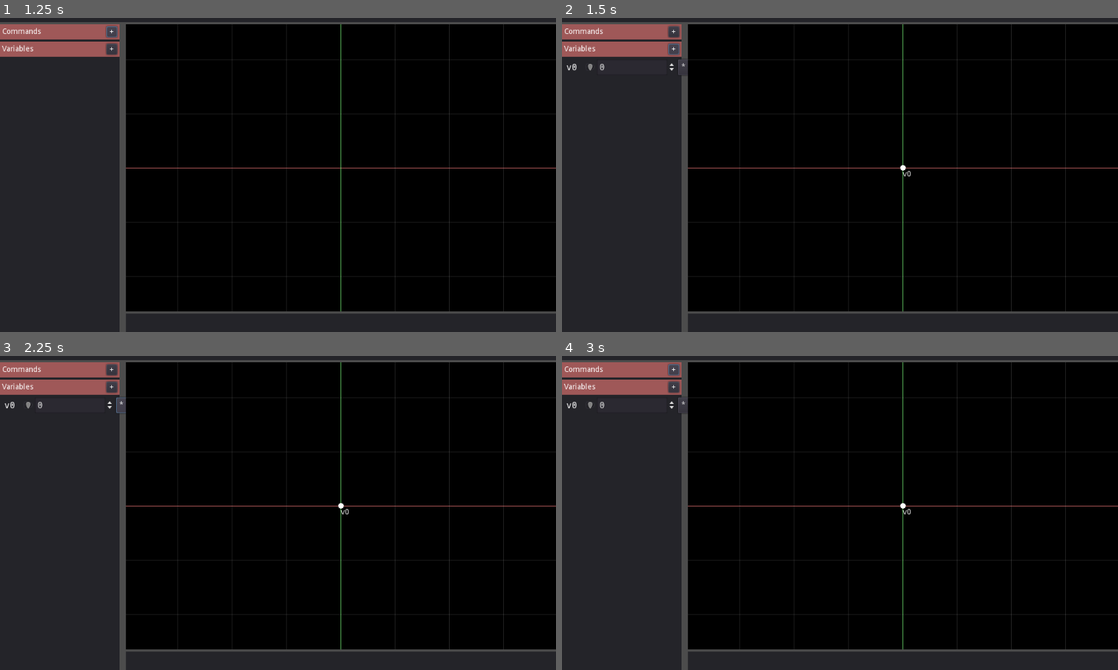
Above: before the commit, frames 1-4 (two rows, left to right).
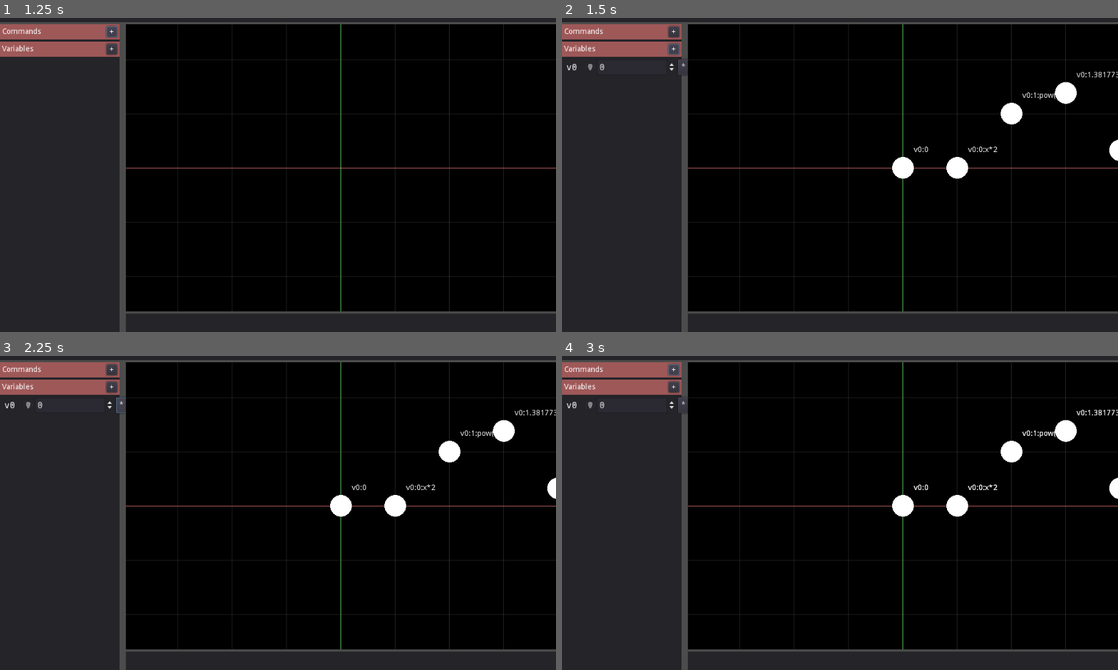
Above: after the commit, the same moments.

Repository: ffdd270/visualizer-calc
Game: Godot game, scene res://scenes/Main.tscn
Same seed, same stepped clock (60 frames per second), same inputs: the game is played once before the commit and once after it.
Inputs:
- Up to frame 1 (1.25 s): click "+" at 0.5 s
- Up to frame 2 (1.5 s): click "+" at 1.25 s
- Up to frame 3 (2.25 s): click "*" at 2 s
- Up to frame 4 (3 s): click "+" at 2.75 s

Frame 1 is identical in both runs. In frame 2, 1.2% of the frame differs, in the area x 59-100%, y 17-52%; in frame 3, 1.2%; in frame 4, 1.2%.
Error after the commit: Invalid call. Nonexistent function 'get_command_list' in base 'Nil'. (res://src/Commands.gd:23)

Commit message:
Command 로직 부분 작성중

Diff:
--- a/scenes/FunctionItem.tscn
+++ b/scenes/FunctionItem.tscn
@@ -17,9 +17,6 @@
 anchor_bottom = 1.0
 mouse_filter = 2
 color = Color( 0.156863, 0.266667, 0.356863, 1 )
-__meta__ = {
-"_edit_use_anchors_": false
-}
 
 [node name="HBoxContainer" type="HBoxContainer" parent="."]
 anchor_right = 1.0
--- a/scenes/Main.tscn
+++ b/scenes/Main.tscn
@@ -112,5 +112,6 @@
 margin_bottom = 574.0
 rect_min_size = Vector2( 0, 40 )
 
+[connection signal="pressed" from="MainView/Spliter/Panel/Left/Commands/HBoxContainer/Button" to="." method="_on_AddCommand_pressed"]
 [connection signal="variable_changed" from="MainView/Spliter/Panel/Left/Variables" to="." method="_on_variable_changed"]
 [connection signal="pressed" from="MainView/Spliter/Panel/Left/Variables/HBoxContainer/AddVariable" to="." method="_on_AddVariable_pressed"]
--- a/src/Commands.gd
+++ b/src/Commands.gd
@@ -16,7 +16,10 @@
 func _ready():
 	pass # Replace with function body.
 
-func _update_function_list():
+func update_commands():
+	_update_command_list()
+
+func _update_command_list():
 	var commands = _project.get_command_list()
 	commands.sort()
 
@@ -28,7 +31,7 @@
 
 		if not fi is FunctionItem:
 			fi = FunctionItemScene.instance()
-			fi.connect("clicked", self, "_on_function_item_clicked", [fi])
+			fi.connect("clicked", self, "_on_command_item_clicked", [fi])
 			_container.add_child(fi)
 			_container.move_child(fi, index)
 
--- a/src/CursorItem.gd
+++ b/src/CursorItem.gd
@@ -3,7 +3,6 @@
 signal clicked
 signal value_changed(new_value)
 signal settings_clicked
-
 
 onready var _label := $HB/Label as Label
 onready var _slider := $HB/HSlider as HSlider
--- a/src/GraphView.gd
+++ b/src/GraphView.gd
@@ -12,12 +12,17 @@
 var _grid_step = Vector2(1, 1)
 var _project = null
 
-var DEFAULT_POINT_SIZE = 0.05
+var DEFAULT_POINT_SIZE = 0.2
 var points = []
+var render_points = []
+var commands = []
 
 # Engine Callback Functions
 func _ready():
-	pass
+	commands.append(Command.new("c1", "x*2"))
+	commands.append(Command.new("c1", "pow(2, x)"))
+	commands.append(Command.new("c1", "sin(x)+cos(x)"))
+	commands.append(Command.new("c1", "log(x)"))
 
 
 func _gui_input(event):
@@ -69,6 +74,7 @@
 	if Engine.editor_hint:
 		update()
 
+# 특정 노드의 Custom Render를 추가할 수 있어요
 func _draw():
 	var size = rect_size
 	var step_x = 1.0 / _view_scale.x
@@ -86,30 +92,84 @@
 	for i in len(points):
 		exist_name_hash[points[i].get_text()] = i
 
+	if (_project == null):
+		return
+
 	# 프로젝트에서 데이터를 가져옴. 새로 온 거면 추가.
 	var variables = _project.get_variable_list()
+
+	# for v in variables:
+	# 	var value = v.variable
+	# 	var color = v.variable_color
+	# 	var text =  v.variable_name
+	# 	# 지금은 모두 Float이라고 가정
+	# 	var pos = Vector2(value, 0)
+
+	# 	# 있다면 생성
+	# 	if not exist_name_hash.has(text):
+	# 		var point = PointRender.new(pos, color, DEFAULT_POINT_SIZE, text, label, self)
+	# 		points.append(point)
+	# 	else: # 없다면 갱신
+	# 		var index = exist_name_hash[text]
+	# 		points[index].update(pos, color, text)
+
+	# 명령들 실행하기
+	var expressions = []
+	var var_inputs = []
+	var_inputs.resize(1)
+	for command in commands:
+		var expression := Expression.new()
+		var err = expression.parse(command.command, ["x"])
+		if err != OK:
+			print("Error: ", err)
+			continue
+
+		expressions.append(expression)
+
+	var expression_context = ExpressionContext.new(expressions, var_inputs)
+	# 렌더링 포인트들 초기화
+	for i in render_points:
+		i._label.queue_free()
+
+	render_points = []
 	for v in variables:
 		var value = v.variable
 		var color = v.variable_color
 		var text =  v.variable_name
 		# 지금은 모두 Float이라고 가정
-		var pos = Vector2(value, 0)
-
-		# 있다면 생성
-		if not exist_name_hash.has(text):
-			var point = PointRender.new(pos, color, DEFAULT_POINT_SIZE, text, label, self)
-			points.append(point)
-		else: # 없다면 갱신
-			var index = exist_name_hash[text]
-			points[index].update(pos, color, text)
-
-	# 점 그리기
-	for i in points:
-		var pixel_pos = (i.get_pos()) * _view_scale
+		var pos = Vector2(0, value)
+
+		var origin_text = text + ":" + str(value)
+		render_points.append(PointRender.new(pos, color, DEFAULT_POINT_SIZE, origin_text, label, self))
+
+		var exp_count = 0
+		for expression in expressions:
+			var_inputs[0] = value
+			var result = expression.execute(var_inputs, expression_context, false)
+			var c_pos = Vector2(exp_count + 1, result)
+			value = result
+			var new_text = text + ":" +  str(result) + ":" + commands[exp_count].command
+			render_points.append(PointRender.new(c_pos, color, DEFAULT_POINT_SIZE, new_text, label, self))
+			exp_count = exp_count + 1
+
+
+	# 시작점 그리기
+	for i in render_points:
+		var gpos = i.get_pos()
+		#gpos.y -= _view_offset.y
+
+		var pixel_pos = (gpos) * _view_scale
+
+		#var pixel_pos = _grpah_to_pixel_position(i.get_pos())
+
+		var label_offset = Vector2(20, 40)
+		label_offset = label_offset #* _view_scale
+		pixel_pos += label_offset
+
 		var parent_pos = size / 2 + pixel_view_offset
-		var label_offset = Vector2(0, 5)
-
-		i._label.rect_position = parent_pos + pixel_pos + label_offset
+
+		pixel_pos.y = - pixel_pos.y
+		i._label.rect_position = parent_pos + pixel_pos
 		draw_circle(i.get_pos()*_grid_step, i.get_size(), i.get_color())
 
 
@@ -118,6 +178,9 @@
 
 func _pixel_to_graph_position(ppos):
 	return (Vector2(ppos.x, rect_size.y - ppos.y) - rect_size / 2) / _view_scale + _view_offset
+
+func _grpah_to_pixel_position(gpos):
+	return (Vector2(gpos.x, gpos.y) + rect_size / 2) * _view_scale - _view_offset
 
 # Publics
 func set_project(project):
@@ -166,3 +229,60 @@
 		_color = color
 		_text = text
 		_label.text = _text
+
+class Command:
+	var command_name = ""
+	var command = ""
+
+	func _init(command_name, command):
+		self.command_name = command_name
+		self.command = command
+
+
+class CommandsExecutedPoint:
+	var points : Array = []
+
+	func _init():
+		pass
+
+
+# Oh joy, Expression's function binding is class based.
+class ExpressionContext:
+	var _expressions : Array
+	var _var_inputs : Array
+
+	func _init(expressions, var_inputs):
+		_var_inputs = var_inputs
+		_expressions = expressions
+
+	func _internal_exec(i: int, x: float):
+		var e = _expressions[i]
+		if e == null:
+			return
+		var args = _var_inputs.duplicate()
+		args[0] = x
+		return e.execute(args, self, false)
+
+	func f(x):
+		return _internal_exec(0, x)
+
+	func g(x):
+		return _internal_exec(1, x)
+
+	func h(x):
+		return _internal_exec(2, x)
+
+	func i(x):
+		return _internal_exec(3, x)
+
+	func j(x):
+		return _internal_exec(4, x)
+
+	func k(x):
+		return _internal_exec(5, x)
+
+	func l(x):
+		return _internal_exec(6, x)
+
+	func m(x):
+		return _internal_exec(7, x)
--- a/src/Main.gd
+++ b/src/Main.gd
@@ -4,6 +4,7 @@
 
 onready var _graph_view = $MainView/Spliter/Right/GraphView
 onready var _variable_view = $MainView/Spliter/Panel/Left/Variables
+onready var _command_view = $MainView/Spliter/Panel/Left/Commands
 
 var _project : ProjectData = null
 
@@ -29,6 +30,11 @@
 	_variable_view.update_variables()
 	_graph_view.update()
 
+func _on_AddCommand_pressed():
+	_project.add_command("")
+	_command_view.update_commands()
+	_graph_view.update()
+
 func _on_variable_changed():
 	print("_on_variable_change!")
 	#_variable_view.update_variables()
--- a/src/ProjectData.gd
+++ b/src/ProjectData.gd
@@ -17,8 +17,10 @@
 
 func add_float_variable(number : float):
 	var new_variable = FloatVariable.new()
+	var lenght = len(_variables)
 	new_variable.variable = number
-	new_variable.variable_name = "v" +  str(len(_variables))
+	new_variable.variable_name = "v" +  str(lenght)
+	new_variable.variable_color = Color(1 - (lenght/10),1, 1 - (lenght/10),1)
 	_variables.append(new_variable)
 
 func set_variable(varirable_name : String, value : float):
